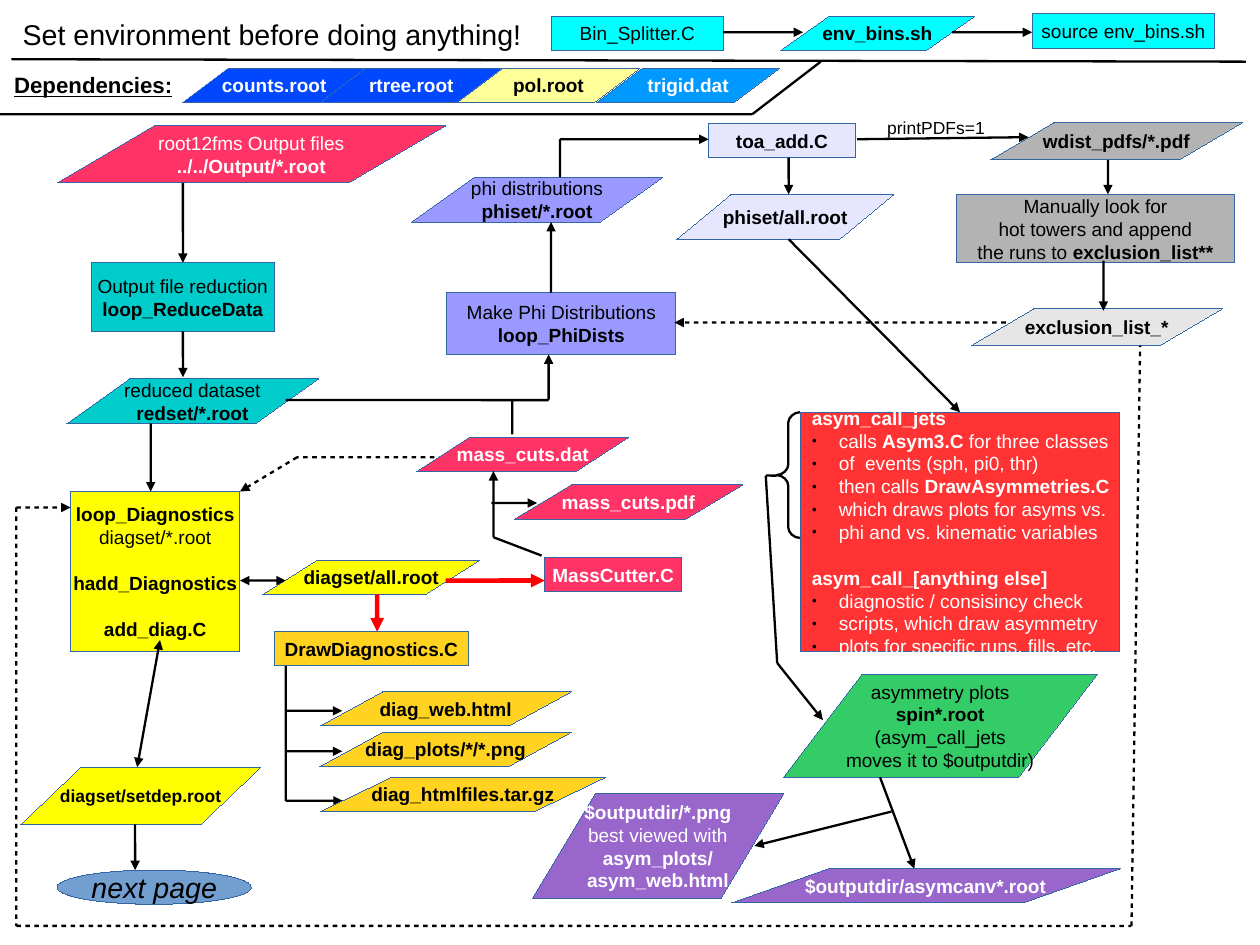
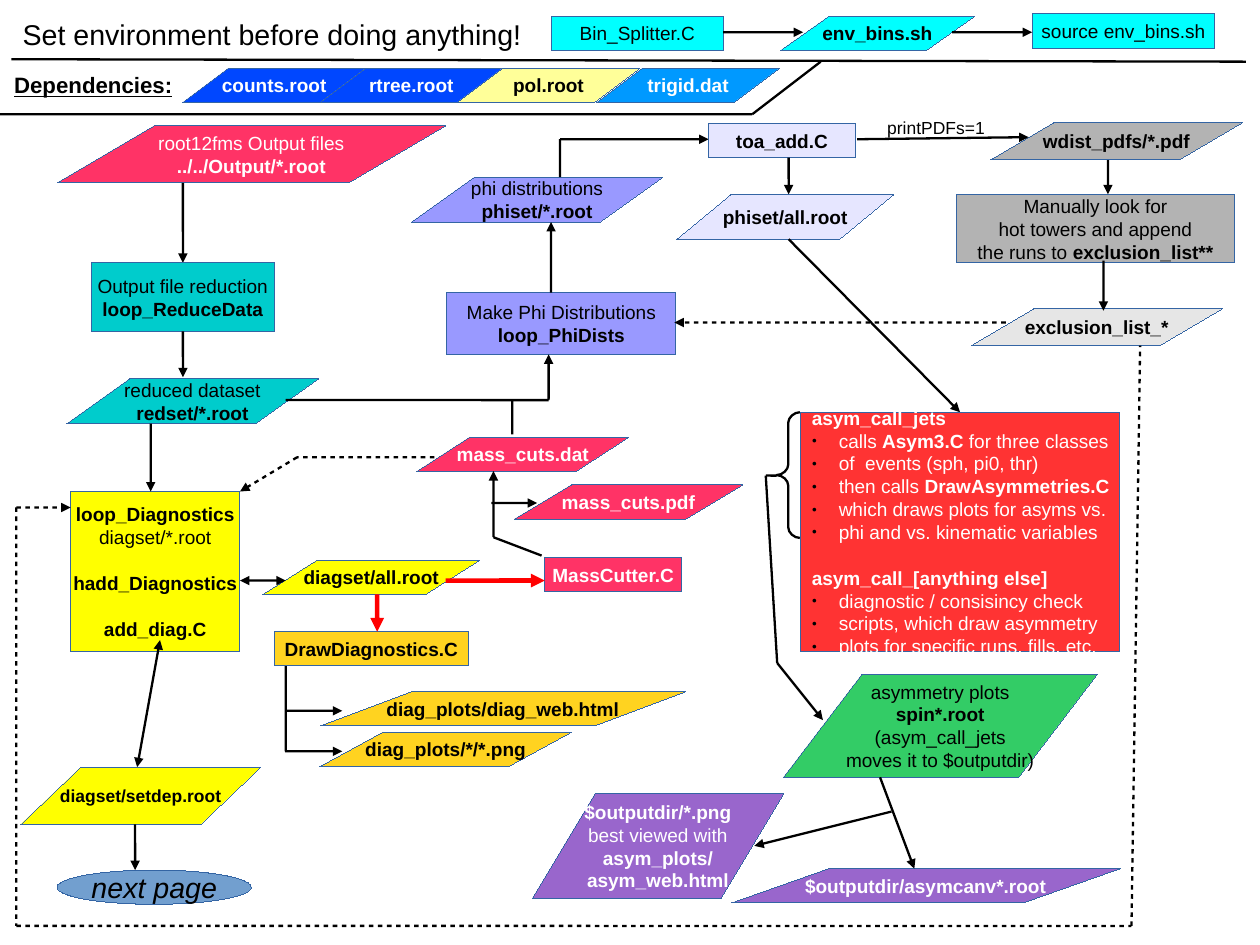
Before and after one commit to c-dilks/spinlong, a slide deck: slide 1 of doc_diagram.odp. Drawn at 1260x945 pixels with LibreOffice and Linux fonts; fonts in the diff are those of the drawing. Boxes give left, top, right and bottom in pixels: in the first picture for what was removed or moved away, otherwise in the second. Text is boxed around its words. In the diff, an @@ line names an element or a change of style, - is before the commit and + after.

```diff
--- a/doc_diagram.odp
+++ b/doc_diagram.odp
@@ line moved from (286, 667) - (286, 802) to (286, 667) - (286, 751) @@
@@ parallelogram "diag_plots/diag_web.html": place and size @@
-parallelogram "diag_plots/diag_web.html" at box(320, 692, 572, 726)
+parallelogram "diag_plots/diag_web.html" at box(320, 692, 686, 726)
@@ parallelogram "diag_plots/diag_web.html" at box(320, 692, 686, 726): proportions changed @@
@@ text in parallelogram at box(386, 701, 618, 720): text changed @@
-diag_web.html
+diag_plots/diag_web.html
@@ parallelogram removed at box(320, 777, 606, 812) @@
-diag_htmlfiles.tar.gz
@@ arrow removed from (286, 802) to (343, 802) @@
```
Also in this commit, not shown: 8 other files.
